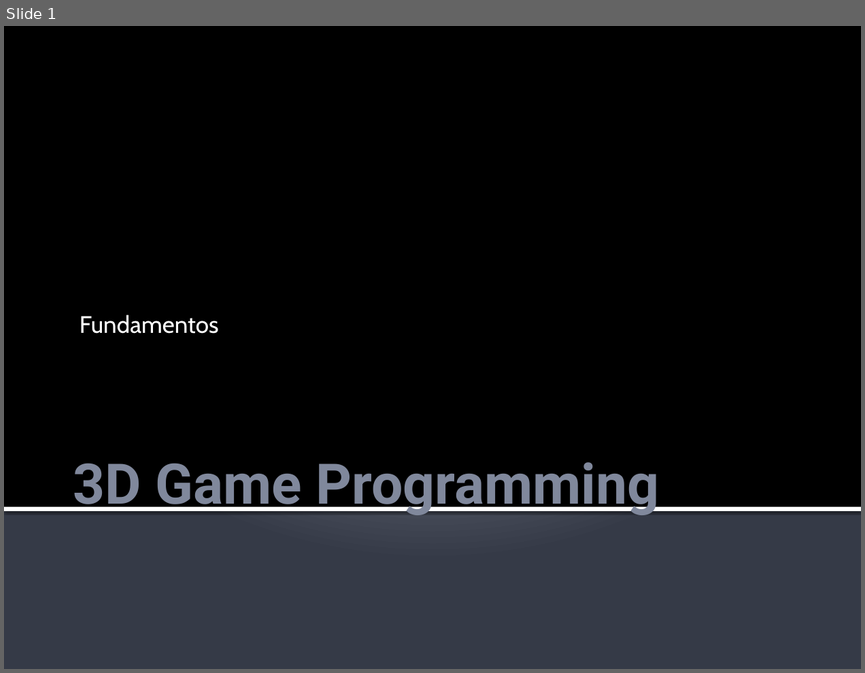
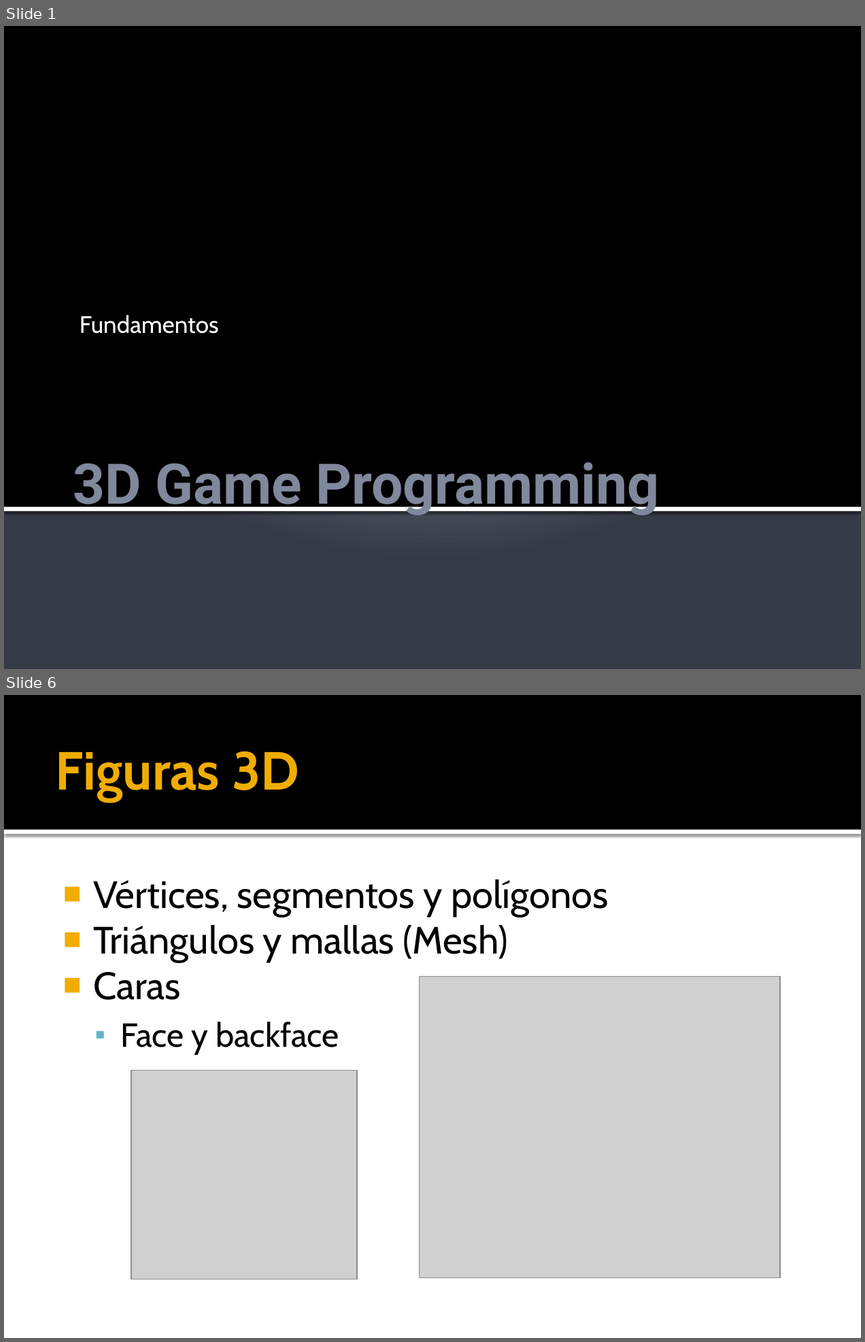
Before and after one commit to kringol/java3dengine, a slide deck: teoria/j3dEngine_chapter2.pptx. Shown one above the other, each under a label of ours: slide 1 before the commit, slides 1 and 6 after it; the slides between them are not shown. The pictures are 865x673 and 865x1342 pixels, drawn with LibreOffice and Linux fonts; fonts in the diff are those of the drawing; grey boxes stand for pictures. Boxes give left, top, right and bottom in pixels: in the first picture for what was removed or moved away, otherwise in the second. Text is boxed around its words. In the diff, an @@ line names an element or a change of style, - is before the commit and + after.

```diff
--- a/teoria/j3dEngine_chapter2.pptx
+++ b/teoria/j3dEngine_chapter2.pptx
@@ slide 6 added at [4, 695, 861, 1338], background #FFFFFF @@
@@ rectangle added at [4, 695, 861, 830], fill #000000 @@
@@ title added at [56, 751, 299, 801], 45 pt, text #F0AD00, bold @@
+Figuras 3D
@@ rectangle added at [4, 830, 861, 834], fill #FFFFFF @@
@@ text added at [93, 879, 608, 1054], 32 pt, text #000000 @@
+■ Vértices, segmentos y polígonos
+■ Triángulos y mallas (Mesh)
+■ Caras
+  ▪ Face y backface
@@ picture added at [419, 976, 779, 1278] @@
@@ picture added at [130, 1070, 357, 1279] @@
```
Also in this commit, not shown: 1 slide changed, 15 other slides added.
